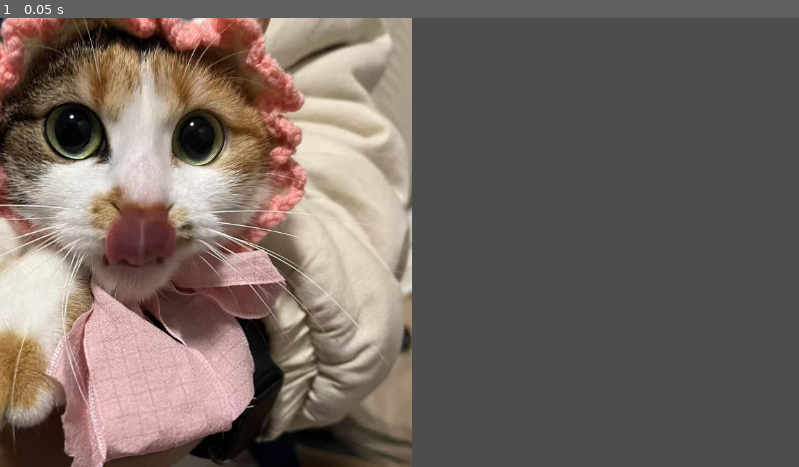
Above: before the commit, frame 1.
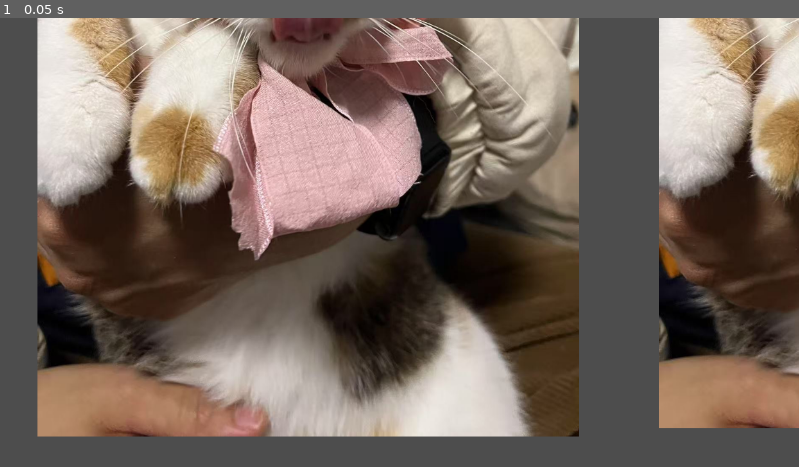
Above: after the commit, the same moment.

Repository: xiaolinguaguagua/git_demo
Game: Godot game, scene res://map/node_2d.tscn
The game is run twice, just before and just after one commit, with the same random seed, the same clock (stepped at 60 frames per second) and the same inputs. The project has no main scene, so this scene is started directly.
Inputs:
- Up to frame 1 (0.05 s): no input

The runs differ from the first frame. In frame 1, 80% of the frame differs, in the area x 0-100%, y 0-100%.

Commit message:
map update

Diff:
--- a/gitdemo/map/node_2d.tscn
+++ b/gitdemo/map/node_2d.tscn
@@ -5,6 +5,16 @@
 [node name="Node2D" type="Node2D"]
 
 [node name="发财" type="Sprite2D" parent="."]
-position = Vector2(204, 394)
+position = Vector2(445, 71)
 scale = Vector2(0.610156, 0.62478)
 texture = ExtResource("1_ww0is")
+
+[node name="发财2" type="Sprite2D" parent="."]
+position = Vector2(1341, 59)
+scale = Vector2(0.610156, 0.62478)
+texture = ExtResource("1_ww0is")
+
+[node name="发财3" type="Sprite2D" parent="."]
+position = Vector2(736, 1228)
+scale = Vector2(0.610156, 0.62478)
+texture = ExtResource("1_ww0is")
